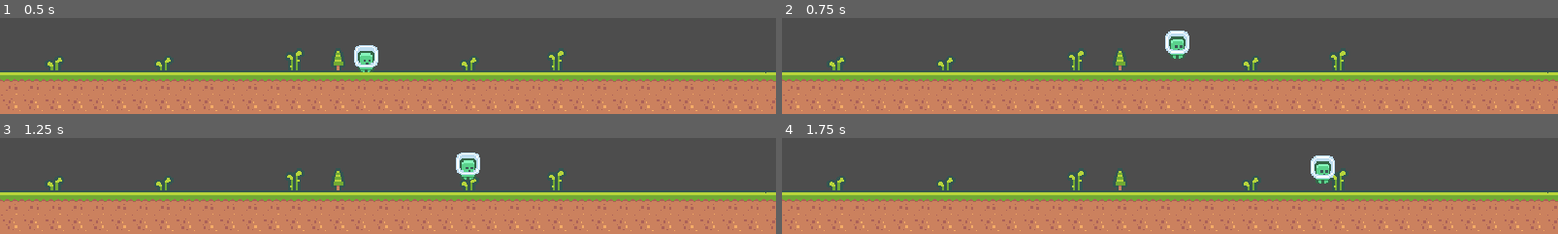
Above: before the commit, frames 1-4 (two rows, left to right).
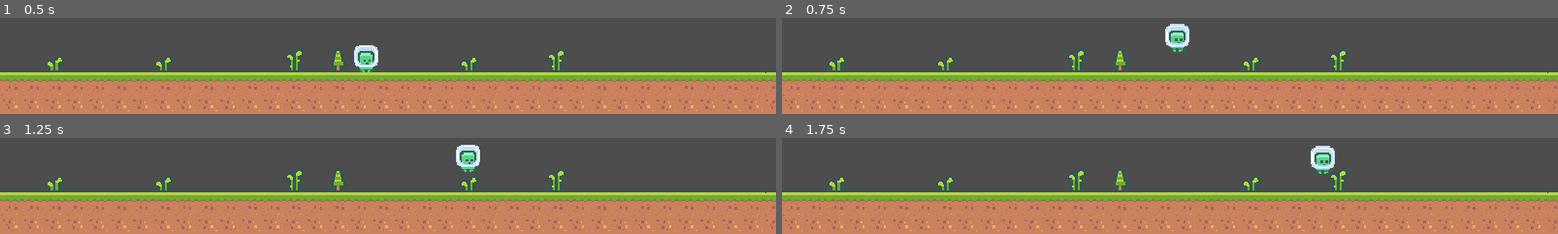
Above: after the commit, the same moments.

Repository: jrenato/pixel_platform
Game: Godot game, scene res://assets/world/World.tscn
Same seed, same stepped clock (60 frames per second), same inputs: the game is played once before the commit and once after it.
Inputs:
- Up to frame 1 (0.5 s): no input
- Up to frame 2 (0.75 s): tap Enter at 0.5 s; hold Right (ui_right) from 0.53 s (still down); tap Space (ui_select) at 0.6 s
- Up to frame 3 (1.25 s): keep holding Right (ui_right); tap Space (ui_select) at 0.77, 1.07 s
- Up to frame 4 (1.75 s): keep holding Right (ui_right); tap Space (ui_select) at 1.35, 1.52 s

Frame 1 is identical in both runs. In frame 2, 0.9% of the frame differs, in the area x 49-53%, y 6-43%; in frame 3, 0.9%; in frame 4, 1.0%, in the area x 68-72%, y 8-48%.

Commit message:
Small tweak to jump

Diff:
--- a/assets/player/Player.gd
+++ b/assets/player/Player.gd
@@ -1,7 +1,7 @@
 extends CharacterBody2D
 
 const SPEED = 120.0 # 300
-const JUMP_VELOCITY = -200.0 # -400
+const JUMP_VELOCITY = -250.0 # -400
 
 # Get the gravity from the project settings to be synced with RigidBody nodes.
 var gravity = ProjectSettings.get_setting("physics/2d/default_gravity")
@@ -17,8 +17,8 @@
 		if Input.is_action_just_pressed("ui_select"):
 			velocity.y = JUMP_VELOCITY
 	else:
-		if Input.is_action_just_released("ui_select") and velocity.y < 0:
-			velocity.y = 0
+		if Input.is_action_just_released("ui_select") and velocity.y < -30:
+			velocity.y = -30
 
 	# Get the input direction and handle the movement/deceleration.
 	# As good practice, you should replace UI actions with custom gameplay actions.
